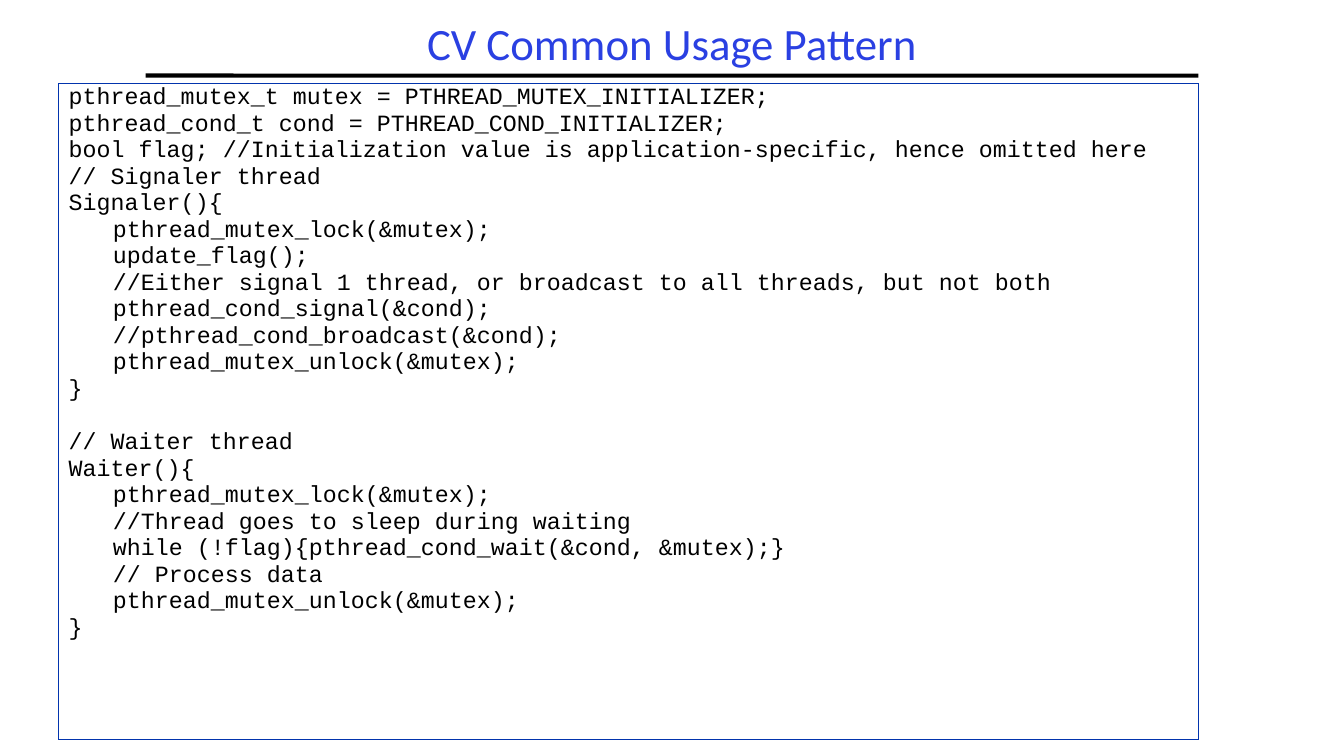
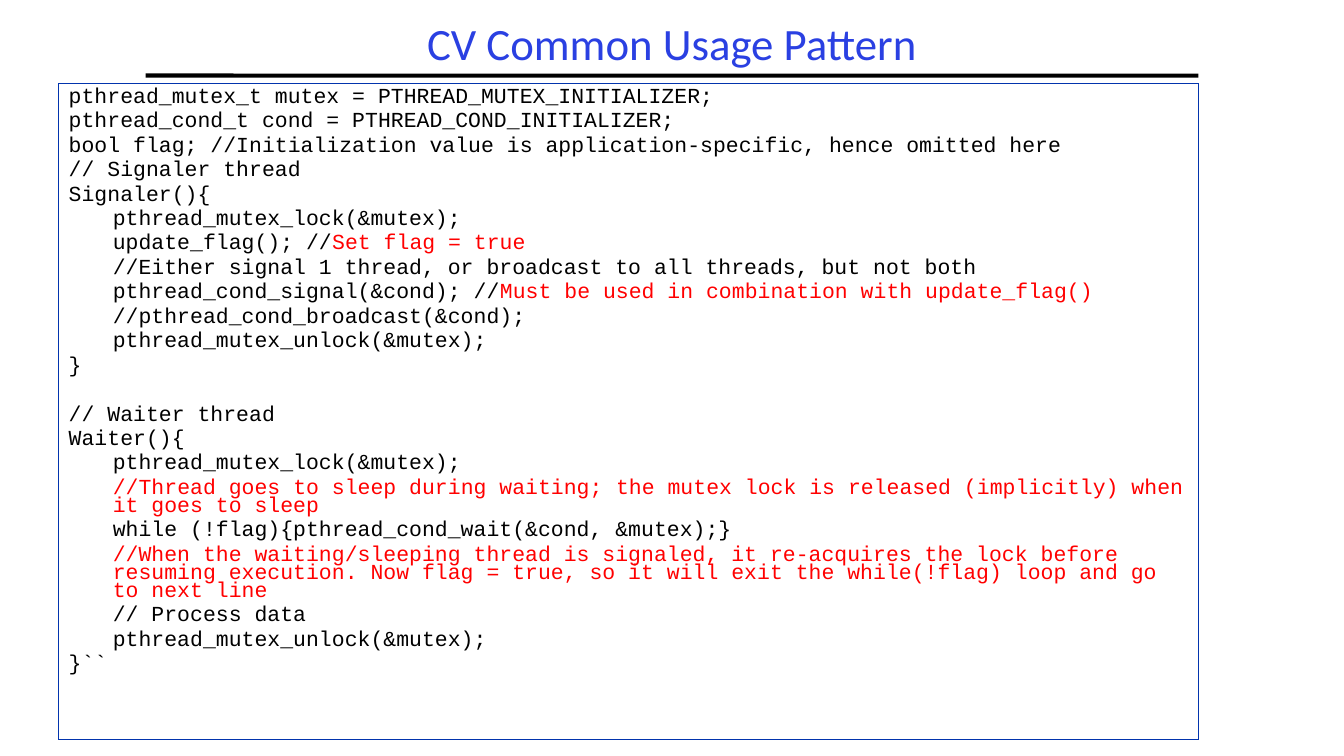
Before and after one commit to guhofstra/CSC112Fa26, a slide deck: slide 34 of PPTs/L3-Synchronization.pptx. Drawn at 1344x756 pixels with LibreOffice and Linux fonts; fonts in the diff are those of the drawing. Boxes give left, top, right and bottom in pixels: in the first picture for what was removed or moved away, otherwise in the second. Text is boxed around its words. In the diff, an @@ line names an element or a change of style, - is before the commit and + after.

```diff
--- a/PPTs/L3-Synchronization.pptx
+++ b/PPTs/L3-Synchronization.pptx
@@ text in rectangle at (58,84,1199,739): text changed; size 16.6 to 15.3 pt @@
-}
+}``
@@ text in rectangle at (69,87,1061,651): size 16.6 to 15.3 pt in "pthread_mutex_t mutex = PTHREAD_MUTEX_INITIALIZER;", "pthread_cond_t cond = PTHREAD_COND_INITIALIZER;", "bool flag; //Initialization value is application-specific, h ...", "// Signaler thread" and 12 more places @@
@@ text in rectangle at (113,234,526,254): text changed; size 16.6 to 15.3 pt @@
-  update_flag();
+  update_flag(); //Set flag = true
@@ text in rectangle at (113,283,1092,303): text changed; size 16.6 to 15.3 pt; text colour #000000 to #FF0000 @@
-  pthread_cond_signal(&cond);
+  pthread_cond_signal(&cond); //Must be used in combination with update_flag()
@@ text in rectangle at (113,479,1183,517): text changed; size 16.6 to 15.3 pt; text colour #000000 to #FF0000 @@
-  //Thread goes to sleep during waiting
+  //Thread goes to sleep during waiting; the mutex lock is released (implicitly) when it goes to sleep
@@ text in rectangle at (113,545,1157,598): paragraph added @@
+  //When the waiting/sleeping thread is signaled, it re-acquires the lock before resuming execution. Now flag = true, so it will exit the while(!flag) loop and go to next line
```
Also in this commit, not shown: 10 other slides changed, 1 slide added, 2 other files.
